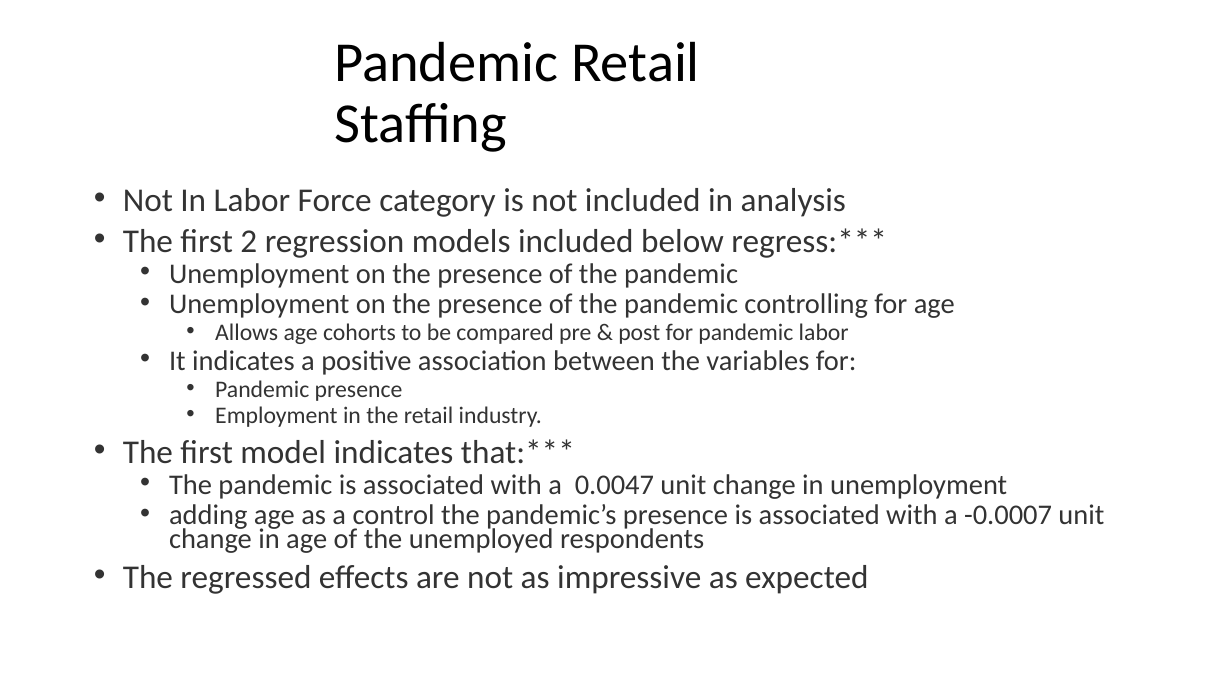
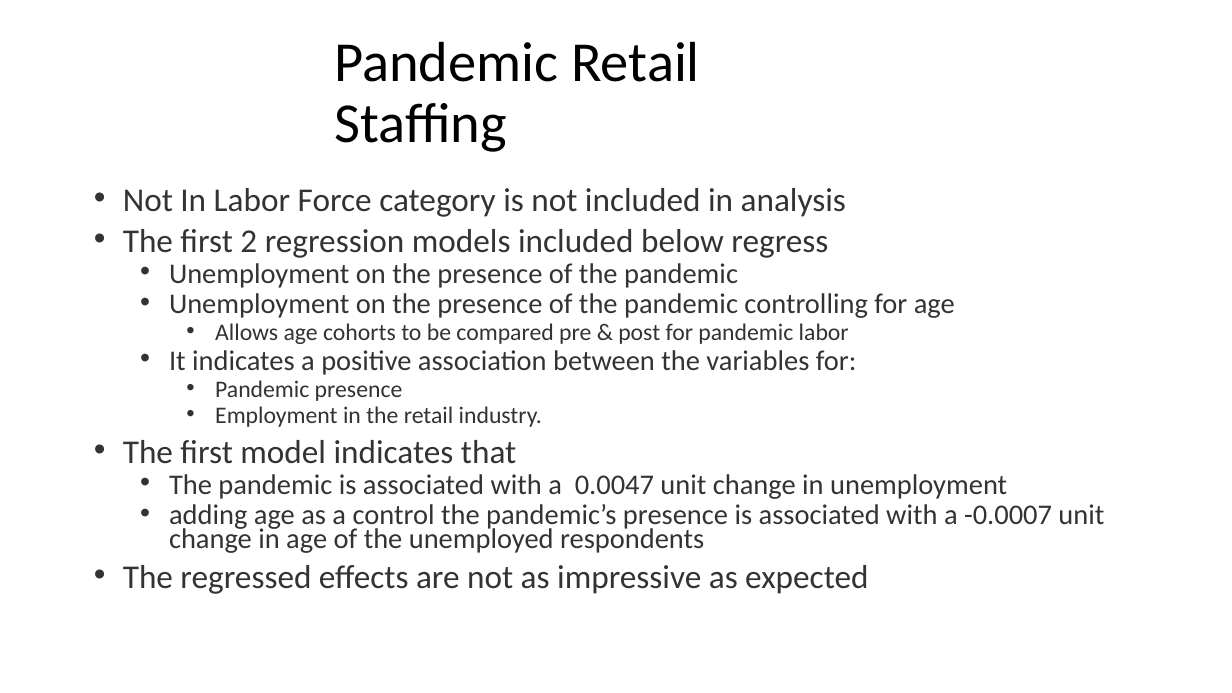
Before and after one commit to lorenzpo8/su-omsba-data_translation_challenge-lpowell, a slide deck: slide 6 of SUBMIT/Data_Translation_Challenge.pptx. Drawn at 1232x693 pixels with LibreOffice and Linux fonts; fonts in the diff are those of the drawing. Boxes give left, top, right and bottom in pixels: in the first picture for what was removed or moved away, otherwise in the second. Text is boxed around its words. In the diff, an @@ line names an element or a change of style, - is before the commit and + after.

Commit message:
Add files via upload
v1.2

```diff
--- a/SUBMIT/Data_Translation_Challenge.pptx
+++ b/SUBMIT/Data_Translation_Challenge.pptx
@@ text at box(123, 229, 828, 258): text changed @@
-• The first 2 regression models included below regress:***
+• The first 2 regression models included below regress
@@ text at box(123, 440, 516, 464): text changed @@
-• The first model indicates that:***
+• The first model indicates that
```
Also in this commit, not shown: 1 other slide changed.
